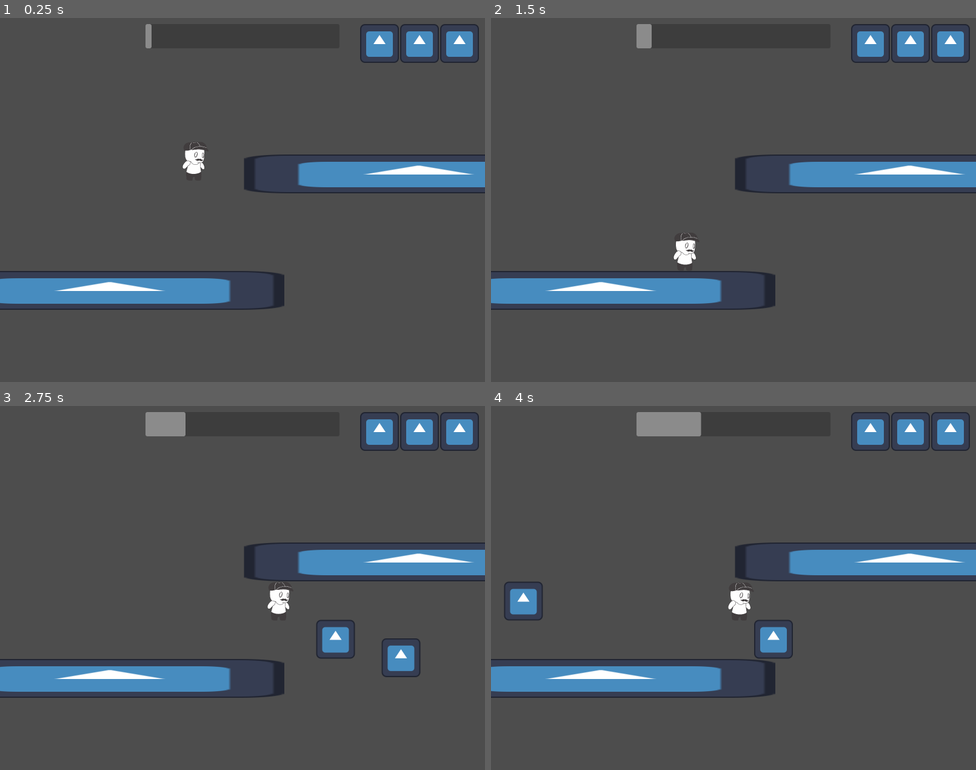
Above: before the commit, frames 1-4 (two rows, left to right).
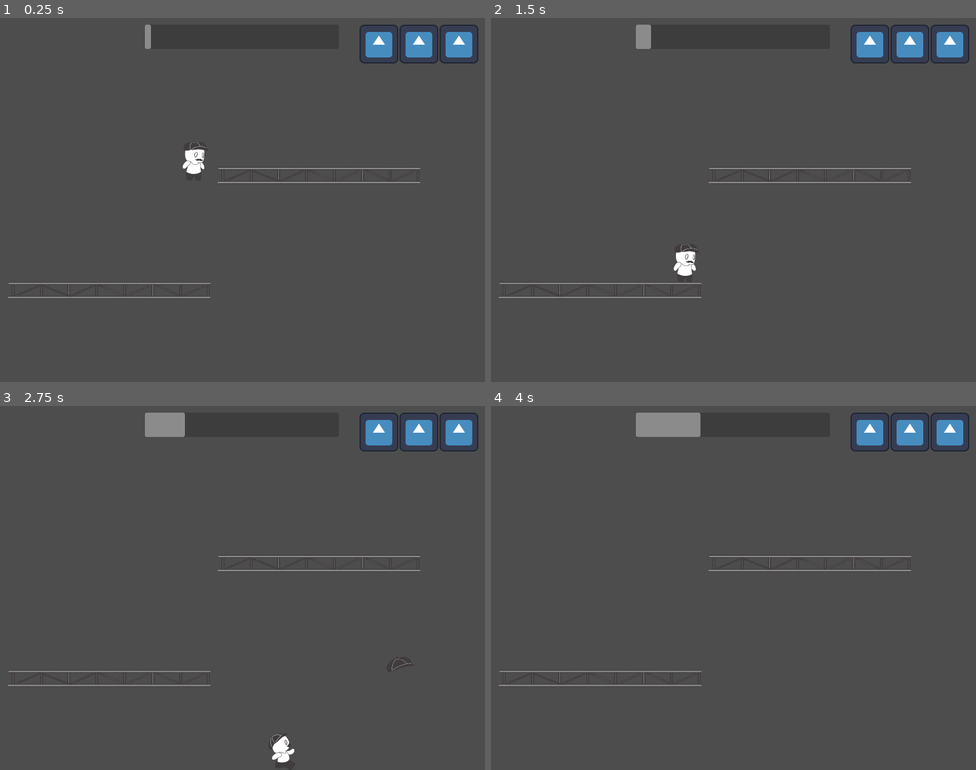
Above: after the commit, the same moments.

Repository: briel0/fog-gamejam-maio
Game: Godot game, scene res://scenes/main.tscn
The game is run twice, just before and just after one commit, with the same random seed, the same clock (stepped at 60 frames per second) and the same inputs. The engine's default icon, where the game draws it, is replaced by a stand-in: a white triangle on a blue panel in a dark square.
Inputs:
- Up to frame 1 (0.25 s): no input
- Up to frame 2 (1.5 s): tap Enter (pause) at 0.5 s; hold Right (right) 0.53-1.25 s; hold F (shoot) 0.53-1.25 s; tap Space (jump) at 0.77 s; click "RESUME" at 1.25 s
- Up to frame 3 (2.75 s): hold Right (right) from 2.03 s (still down); tap F (shoot) at 2.1 s; tap Space (jump) at 2.27 s
- Up to frame 4 (4 s): release Right (right) at 2.78 s; hold Left (left) 2.78-3.53 s; hold F (shoot) 2.78-3.53 s; hold Right (right) from 3.53 s (still down); tap F (shoot) at 3.6 s; tap Space (jump) at 3.77 s

The runs differ from the first frame. In frame 1, 7.8% of the frame differs, in the area x 0-100%, y 1-81%; in frame 2, 8.1%; in frame 3, 9.2%, in the area x 0-100%, y 1-98%; in frame 4, 9.0%.

Commit message:
added animations and sprites

Diff:
--- a/prefabs/beam.tscn
+++ b/prefabs/beam.tscn
@@ -1,9 +1,9 @@
 [gd_scene format=3 uid="uid://dl6ouoqk55opw"]
 
-[ext_resource type="Texture2D" uid="uid://bwlis81viho2p" path="res://icon.svg" id="1_pmv8y"]
+[ext_resource type="Texture2D" uid="uid://dudsfnex5xiab" path="res://sprites/scenario/viga.png" id="1_pmv8y"]
 
 [sub_resource type="RectangleShape2D" id="RectangleShape2D_0wfyh"]
-size = Vector2(128, 130)
+size = Vector2(185.83333, 29)
 
 [node name="Beam" type="StaticBody2D" unique_id=1385120846]
 scale = Vector2(9, 1)
@@ -11,7 +11,11 @@
 collision_mask = 3
 
 [node name="Sprite2D" type="Sprite2D" parent="." unique_id=1781685396]
+position = Vector2(-0.111111164, 0)
+scale = Vector2(0.04, 0.2)
 texture = ExtResource("1_pmv8y")
 
 [node name="UpSideCollision" type="CollisionShape2D" parent="." unique_id=411214769]
+position = Vector2(-0.27777693, 1)
+scale = Vector2(0.4, 2)
 shape = SubResource("RectangleShape2D_0wfyh")
--- a/prefabs/character.tscn
+++ b/prefabs/character.tscn
@@ -52,12 +52,6 @@
 position = Vector2(3.5, 0)
 shape = SubResource("RectangleShape2D_xofgc")
 
-[node name="Muzzle" type="Marker2D" parent="." unique_id=2055097722]
-
-[node name="ShootTimer" type="Timer" parent="." unique_id=2025438279]
-wait_time = 0.5
-one_shot = true
-
 [node name="HatCooldown" type="Timer" parent="." unique_id=335118956]
 wait_time = 12.0
 
--- a/prefabs/hat.tscn
+++ b/prefabs/hat.tscn
@@ -1,24 +1,25 @@
 [gd_scene format=3 uid="uid://l2h3sxi6xcoa"]
 
 [ext_resource type="Script" uid="uid://dumxnwcmb7rbk" path="res://scripts/hat.gd" id="1_k1j1t"]
-[ext_resource type="Texture2D" uid="uid://bwlis81viho2p" path="res://icon.svg" id="1_wmafp"]
+[ext_resource type="Texture2D" uid="uid://dsj7salqmdnkw" path="res://sprites/hat/hat.png" id="2_k1j1t"]
 [ext_resource type="Script" uid="uid://bqergixoaadqe" path="res://scripts/area_coleta.gd" id="3_k1j1t"]
 
 [sub_resource type="RectangleShape2D" id="RectangleShape2D_1jyap"]
-size = Vector2(121, 123)
+size = Vector2(94, 52)
 
 [sub_resource type="RectangleShape2D" id="RectangleShape2D_jflnv"]
-size = Vector2(141, 143)
+size = Vector2(141, 82)
 
 [node name="Hat" type="CharacterBody2D" unique_id=1564772125]
 collision_layer = 4
 script = ExtResource("1_k1j1t")
 
 [node name="Sprite2D" type="Sprite2D" parent="." unique_id=664727085]
-texture = ExtResource("1_wmafp")
+scale = Vector2(0.258, 0.258)
+texture = ExtResource("2_k1j1t")
 
 [node name="CollisionShape2D" type="CollisionShape2D" parent="." unique_id=2094869144]
-position = Vector2(-0.5, 0.5)
+position = Vector2(-2, -15)
 shape = SubResource("RectangleShape2D_1jyap")
 
 [node name="AreaColeta" type="Area2D" parent="." unique_id=290048159]
@@ -27,7 +28,7 @@
 script = ExtResource("3_k1j1t")
 
 [node name="CollisionShape2D" type="CollisionShape2D" parent="AreaColeta" unique_id=1679887626]
-position = Vector2(1.5, 0.5)
+position = Vector2(1.5, -30)
 shape = SubResource("RectangleShape2D_jflnv")
 
 [connection signal="body_entered" from="AreaColeta" to="." method="_on_area_coleta_body_entered"]
--- a/scenes/main.tscn
+++ b/scenes/main.tscn
@@ -1,8 +1,7 @@
 [gd_scene format=3 uid="uid://bglqim6dh5pq4"]
 
 [ext_resource type="PackedScene" uid="uid://bp7gyn3h53c4a" path="res://prefabs/character.tscn" id="1_o5qli"]
-[ext_resource type="PackedScene" path="res://prefabs/beam.tscn" id="2_0wfyh"]
-[ext_resource type="PackedScene" uid="uid://cd3ebt865naao" path="res://prefabs/Bullet.tscn" id="2_sugp2"]
+[ext_resource type="PackedScene" uid="uid://dl6ouoqk55opw" path="res://prefabs/beam.tscn" id="2_0wfyh"]
 [ext_resource type="PackedScene" uid="uid://mcp04n88y75i" path="res://scenes/hud.tscn" id="3_sugp2"]
 [ext_resource type="PackedScene" uid="uid://bo57o0stlv1rx" path="res://scenes/PauseMenu.tscn" id="4_jyhfs"]
 
@@ -10,13 +9,12 @@
 
 [node name="Character" parent="." unique_id=1913132122 instance=ExtResource("1_o5qli")]
 position = Vector2(247, 172)
-bullet_scene = ExtResource("2_sugp2")
 
 [node name="Camera2D" type="Camera2D" parent="." unique_id=687306338]
 position = Vector2(405, 386)
 
 [node name="Beam" parent="." unique_id=1385120846 instance=ExtResource("2_0wfyh")]
-position = Vector2(986, 300)
+position = Vector2(659, 305)
 
 [node name="Beam2" parent="." unique_id=1267115199 instance=ExtResource("2_0wfyh")]
 position = Vector2(-33, 684)
@@ -24,5 +22,14 @@
 [node name="CanvasLayer" type="CanvasLayer" parent="." unique_id=868829351]
 
 [node name="HUD" parent="CanvasLayer" unique_id=1278504509 instance=ExtResource("3_sugp2")]
+offset_left = -2.0
+offset_top = 2.0
+offset_right = -2.0
+offset_bottom = 2.0
 
 [node name="PauseMenu" parent="CanvasLayer" unique_id=572549372 instance=ExtResource("4_jyhfs")]
+visible = false
+offset_left = -94.0
+offset_top = -10.0
+offset_right = -94.0
+offset_bottom = -10.0
--- a/scripts/character.gd
+++ b/scripts/character.gd
@@ -1,7 +1,7 @@
 extends CharacterBody2D
 
 const JUMP_VELOCITY = -1200.0
-const BEAM_OFFSET = 250
+const BEAM_OFFSET = 150
 
 var hanging = false
 var shootable = true
@@ -10,16 +10,12 @@
 var direction: int = 1
 var attacking = false
 var hat: Node2D = null
-var last_facing: int = 1
 
 @export var hat_scene: PackedScene
 @export var speed: float = 1000.0
-@export var bullet_scene: PackedScene
 
 @onready var melee_hitbox = $MeleeHitbox
 @onready var hitbox_shape = $MeleeHitbox/CollisionShape2D
-@onready var muzzle = $Muzzle
-@onready var shoot_timer: Timer = $ShootTimer
 
 func _ready() -> void:
 	pass
@@ -29,7 +25,7 @@
 	await get_tree().create_timer(temp).timeout
 	set_collision_mask_value(mask,true)
 
-func throw_hat(delta):
+func throw_hat():
 	shootable=false
 	hat = hat_scene.instantiate()
 	hat.direction = direction
@@ -45,32 +41,27 @@
 	if is_instance_valid(hat):
 		hat.queue_free()
 
+func update_animations():
+	$AnimatedSprite2D.flip_h = lastDirection < 0
+	if direction!=0:
+		$AnimatedSprite2D.play("walk")
+	else:
+		$AnimatedSprite2D.play("idle")
 func melee_attack():
 	pass
 
-func handle_combat():
-	if Input.is_action_just_pressed("shoot") and shoot_timer.is_stopped():
-		shoot_timer.start()
-		var b = bullet_scene.instantiate()
-		get_tree().root.add_child(b)
-		b.position = muzzle.global_position
-		b.direction = last_facing
-
 func _physics_process(delta: float) -> void:
-	$AnimatedSprite2D.play("idle")
 	direction = Input.get_axis("left", "right")
 	if direction < 0:
 		melee_hitbox.position.x = -40
+		lastDirection = direction
 	if direction > 0:
 		melee_hitbox.position.x = 40
-	lastDirection=direction
-
+		lastDirection = direction
 	if Input.is_action_just_pressed("melee") and not attacking:
 		melee_attack()
 
 	if direction:
-		last_facing = sign(direction)
-		muzzle.position.x = abs(muzzle.position.x) * last_facing
 		self.velocity.x = direction * speed
 	else:
 		self.velocity.x = move_toward(self.velocity.x, 0, speed)
@@ -78,7 +69,7 @@
 	if shootable and Input.is_action_pressed("shoot"):
 		shootable=false
 		get_node("HatCooldown").start()
-		throw_hat(delta)
+		throw_hat()
 
 	jumpable=true
 	if not is_on_floor() and not is_on_ceiling():
@@ -98,8 +89,6 @@
 		self.velocity.y = JUMP_VELOCITY
 
 	move_and_slide()
-	handle_combat()
-
-
+	update_animations()
 func _on_hat_cooldown_timeout() -> void:
 	recover_hat()
Binary file added: sprites/scenario/viga.png
Not shown, added: sprites/scenario/viga.png.import
